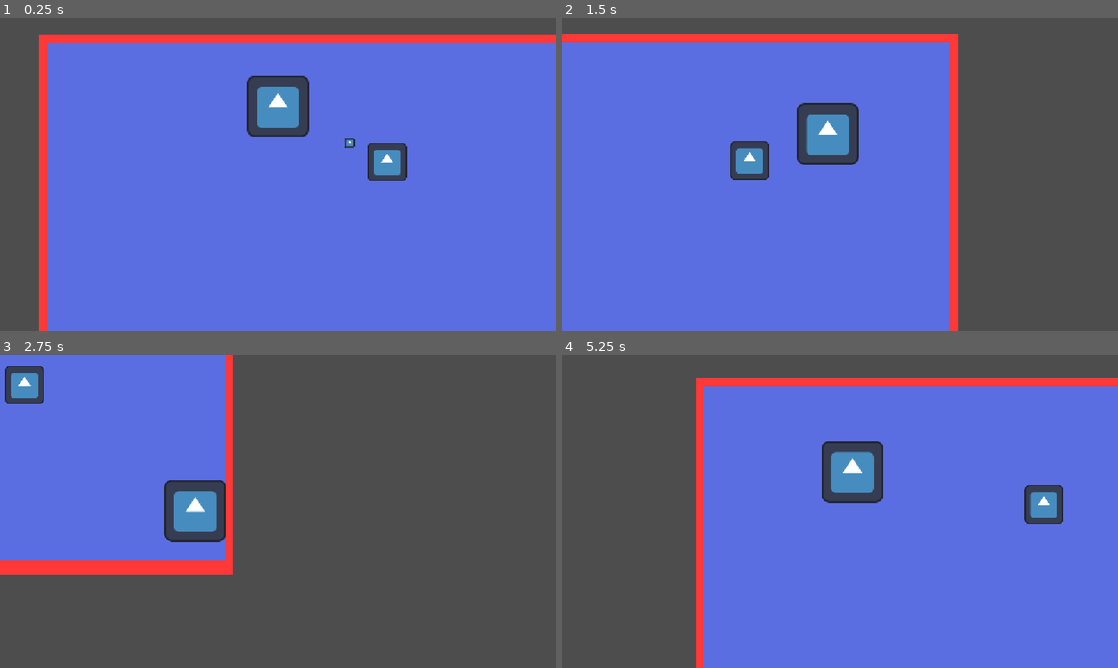
Above: before the commit, frames 1-4 (two rows, left to right).
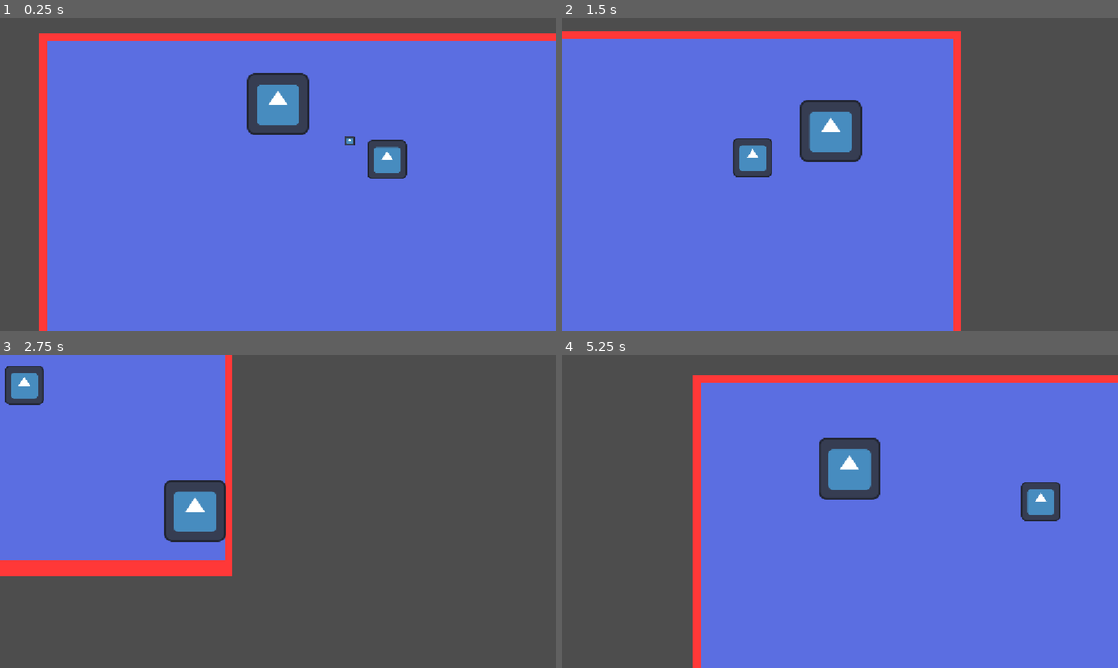
Above: after the commit, the same moments.

Repository: icarus-child/ASJ2026
Game: Godot game, scene res://main.tscn
Two runs of this game, one before a commit and one after it. Both use one fixed random seed, a clock stepped at 60 frames per second and the inputs below. The engine's default icon, where the game draws it, is replaced by a stand-in: a white triangle on a blue panel in a dark square.
Inputs:
- Up to frame 1 (0.25 s): no input
- Up to frame 2 (1.5 s): hold D (move_right) 0.53-1.28 s; hold S (move_down) from 1.28 s (still down)
- Up to frame 3 (2.75 s): release S (move_down) at 2.03 s; hold D (move_right) from 2.03 s (still down)
- Up to frame 4 (5.25 s): release D (move_right) at 2.78 s; hold W (move_up) 2.78-3.53 s; hold A (move_left) 3.53-5.03 s; hold S (move_down) from 5.03 s (still down)

The runs differ from the first frame. In frame 1, 1.8% of the frame differs, in the area x 7-100%, y 4-52%; in frame 2, 4.0%; in frame 3, 0.4%; in frame 4, 4.1%, in the area x 23-100%, y 6-100%.

Commit message:
im stupid, camera smoothing is a built in feature

Diff:
--- a/follow_camera.gd
+++ /dev/null
@@ -1,13 +0,0 @@
-extends Camera2D
-
-@export var target: Node2D
-@export var accel: float
-
-func _ready() -> void:
-	position = target.global_position
-
-func _physics_process(delta: float) -> void:
-	var target_pos := target.global_position
-	var distance := target_pos - position
-	var velocity := distance * accel
-	position += velocity * delta
--- a/main.tscn
+++ b/main.tscn
@@ -4,7 +4,6 @@
 [ext_resource type="Script" uid="uid://cvhpowux8jdr" path="res://player_camera_target.gd" id="2_lquwl"]
 [ext_resource type="Texture2D" uid="uid://bhj4lphmjxabs" path="res://assets/simple colision sprite.png" id="3_1bvp3"]
 [ext_resource type="PackedScene" uid="uid://bjdmk6kvicmng" path="res://enemies/test_enemy.tscn" id="3_h2yge"]
-[ext_resource type="Script" uid="uid://d12wio4qqc2h0" path="res://follow_camera.gd" id="4_1bvp3"]
 
 [sub_resource type="TileSetAtlasSource" id="TileSetAtlasSource_lquwl"]
 texture = ExtResource("3_1bvp3")
@@ -41,6 +40,9 @@
 script = ExtResource("2_lquwl")
 distance = 200.0
 
+[node name="Camera2D" type="Camera2D" parent="Player/CameraTarget" unique_id=1787109863]
+position_smoothing_enabled = true
+
 [node name="TestEnemy" parent="." unique_id=575713072 instance=ExtResource("3_h2yge")]
 position = Vector2(721, 262)
 
@@ -48,8 +50,3 @@
 z_index = -1
 tile_map_data = PackedByteArray("AAAAAAAAAAAAAAAAAAABAAAAAAAAAAAAAAACAAAAAAAAAAAAAAADAAAAAAAAAAAAAAAEAAAAAAAAAAAAAAAFAA …(47152 unchanged characters)…
 tile_set = SubResource("TileSet_7mycd")
-
-[node name="Camera2D" type="Camera2D" parent="." unique_id=1021139371 node_paths=PackedStringArray("target")]
-script = ExtResource("4_1bvp3")
-target = NodePath("../Player/CameraTarget")
-accel = 5.0
Not shown, removed: follow_camera.gd.uid
